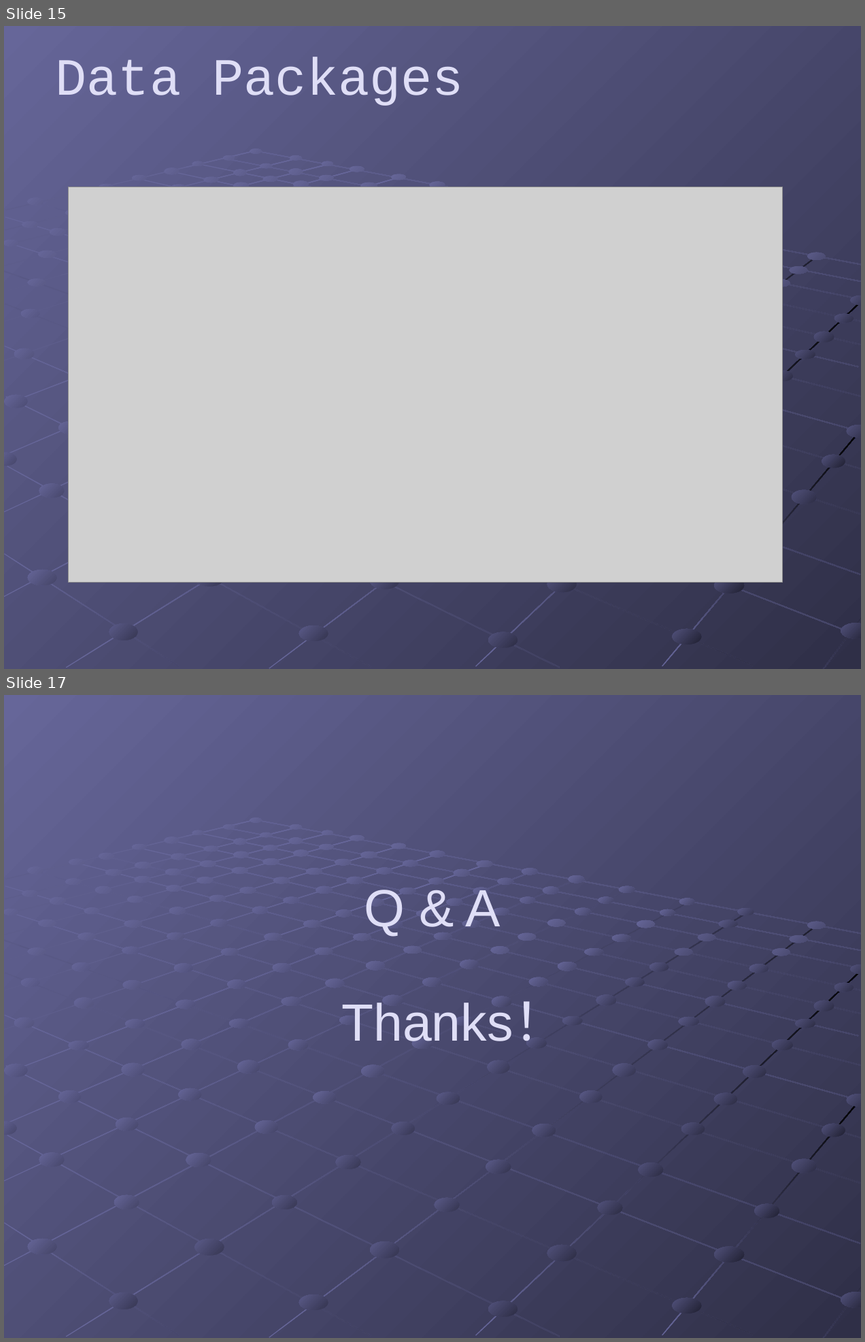
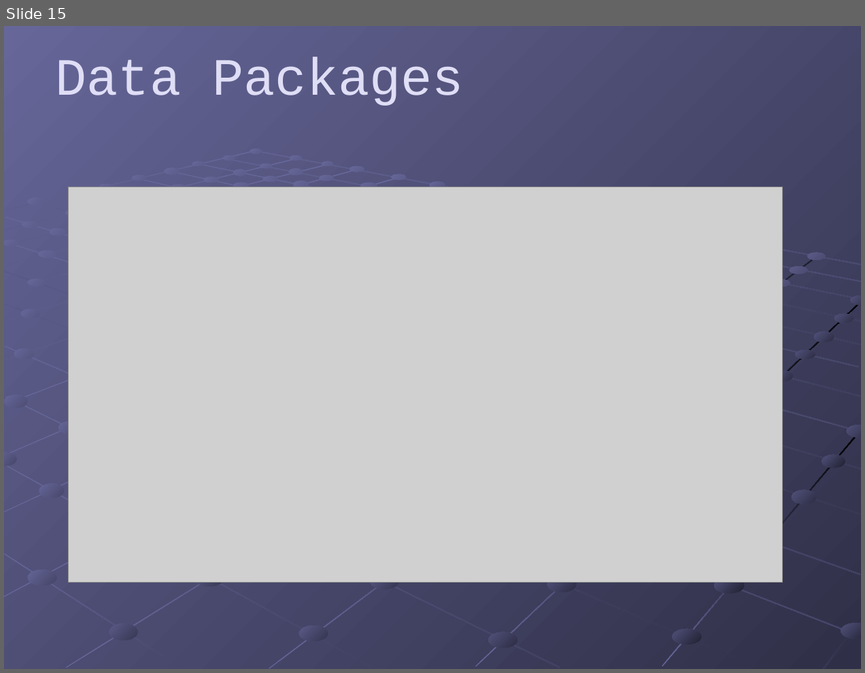
Before and after one commit to szanlin/impres-java-foundations, a slide deck: Ext Js4 Introduce.ppt. Shown one above the other, each under a label of ours: slides 15 and 17 before the commit, slide 15 after it; the slides between them are not shown. The pictures are 865x1342 and 865x673 pixels, drawn with LibreOffice and Linux fonts; fonts in the diff are those of the drawing; grey boxes stand for pictures. Boxes give left, top, right and bottom in pixels: in the first picture for what was removed or moved away, otherwise in the second. Text is boxed around its words. In the diff, an @@ line names an element or a change of style, - is before the commit and + after.

```diff
--- a/Ext Js4 Introduce.ppt
+++ b/Ext Js4 Introduce.ppt
@@ slide 17 removed at <box>4,695,861,1338</box>, background gradient #666699 to #2F2F47; not listed: 89 template elements that a slide beside it also shows @@
@@ text removed at <box>364,889,500,936</box> @@
-Q & A
@@ title removed at <box>341,1001,566,1041</box> @@
-Thanks！
@@ group removed at <box>72,859,779,1218</box>: 126 ellipses @@
```
Also in this commit, not shown: 4 slides changed, 9 slides added, 1 other slide removed.
